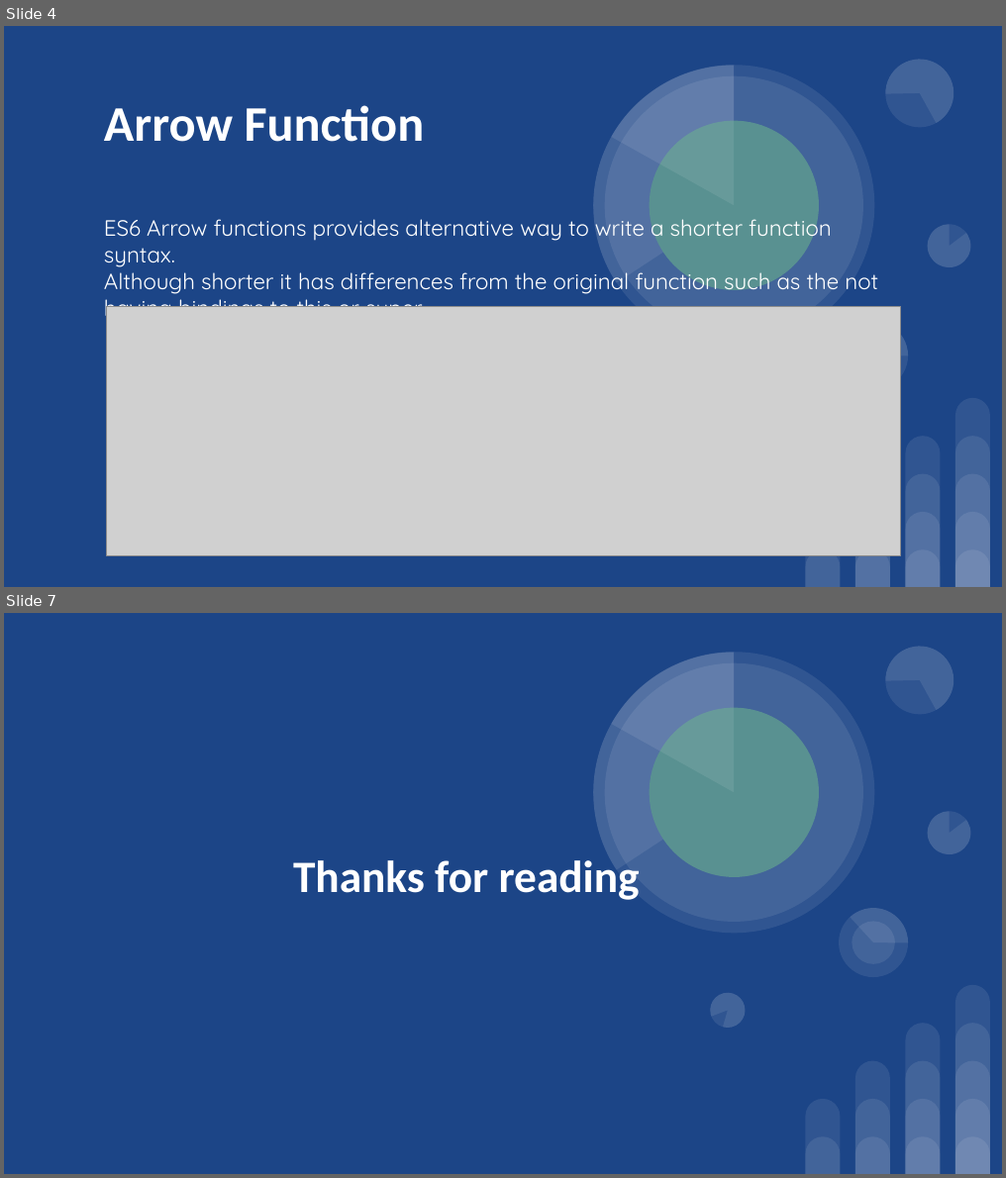
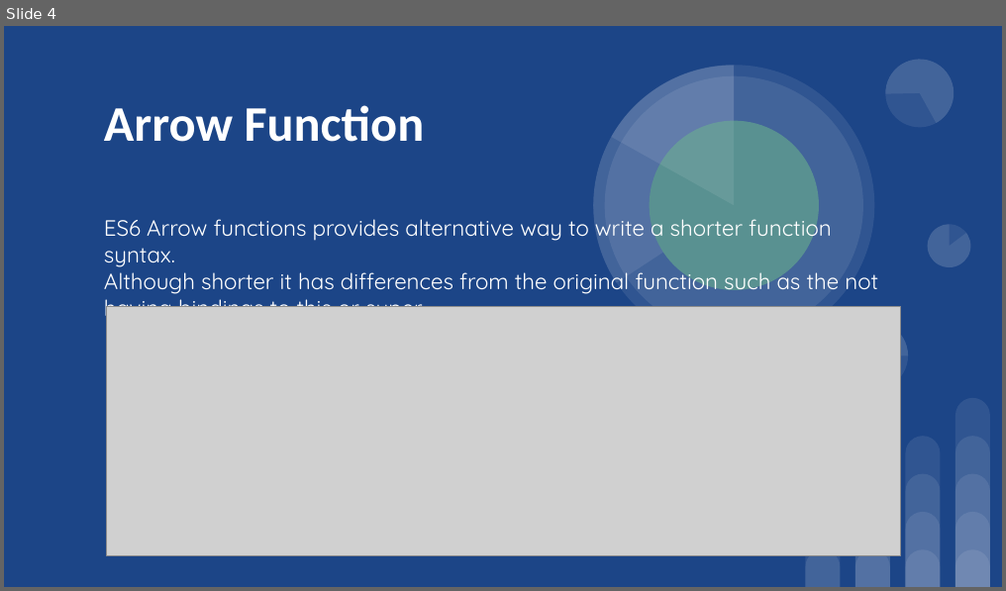
Before and after one commit to Sufyan-codes/FlexiSaf-Internship, a slide deck: Task 1/FlexiSaf Internship Task 1.pptx. Shown one above the other, each under a label of ours: slides 4 and 7 before the commit, slide 4 after it; the slides between them are not shown. The pictures are 1006x1178 and 1006x591 pixels, drawn with LibreOffice and Linux fonts; fonts in the diff are those of the drawing; grey boxes stand for pictures. Boxes give left, top, right and bottom in pixels: in the first picture for what was removed or moved away, otherwise in the second. Text is boxed around its words. In the diff, an @@ line names an element or a change of style, - is before the commit and + after.

```diff
--- a/Task 1/FlexiSaf Internship Task 1.pptx
+++ b/Task 1/FlexiSaf Internship Task 1.pptx
@@ slide 7 removed at [4,613,1002,1174], background #1C4587; not listed: 25 template elements that a slide beside it also shows @@
@@ title removed at [293,855,640,900] @@
-Thanks for reading
@@ ellipse removed at [852,921,895,964] @@
@@ ellipse removed at [706,989,749,1033] @@
@@ pie slice (boxed as its full ellipse) removed at [706,989,749,1033] @@
```
Also in this commit, not shown: 2 slides changed, 2 slides added, 1 other slide removed, 1 other file.
